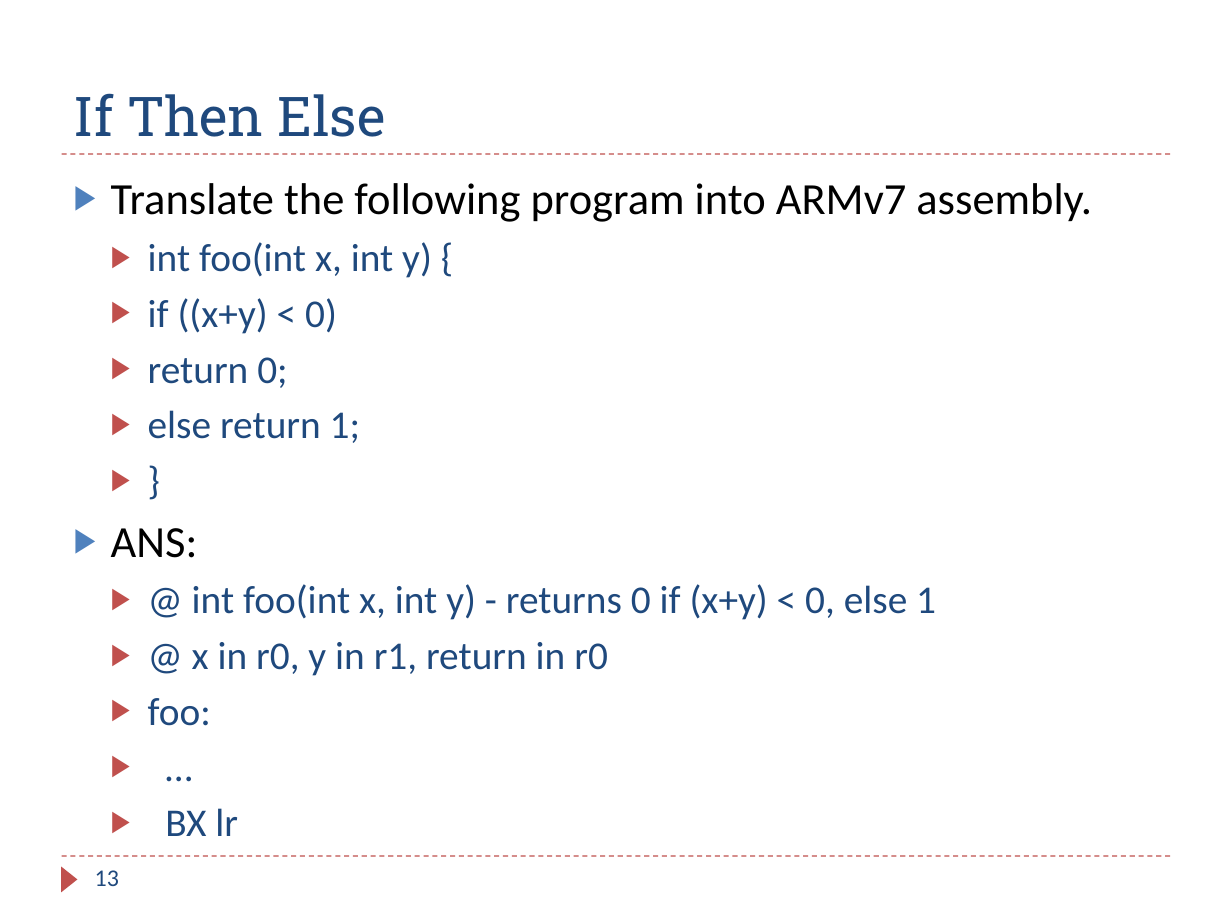
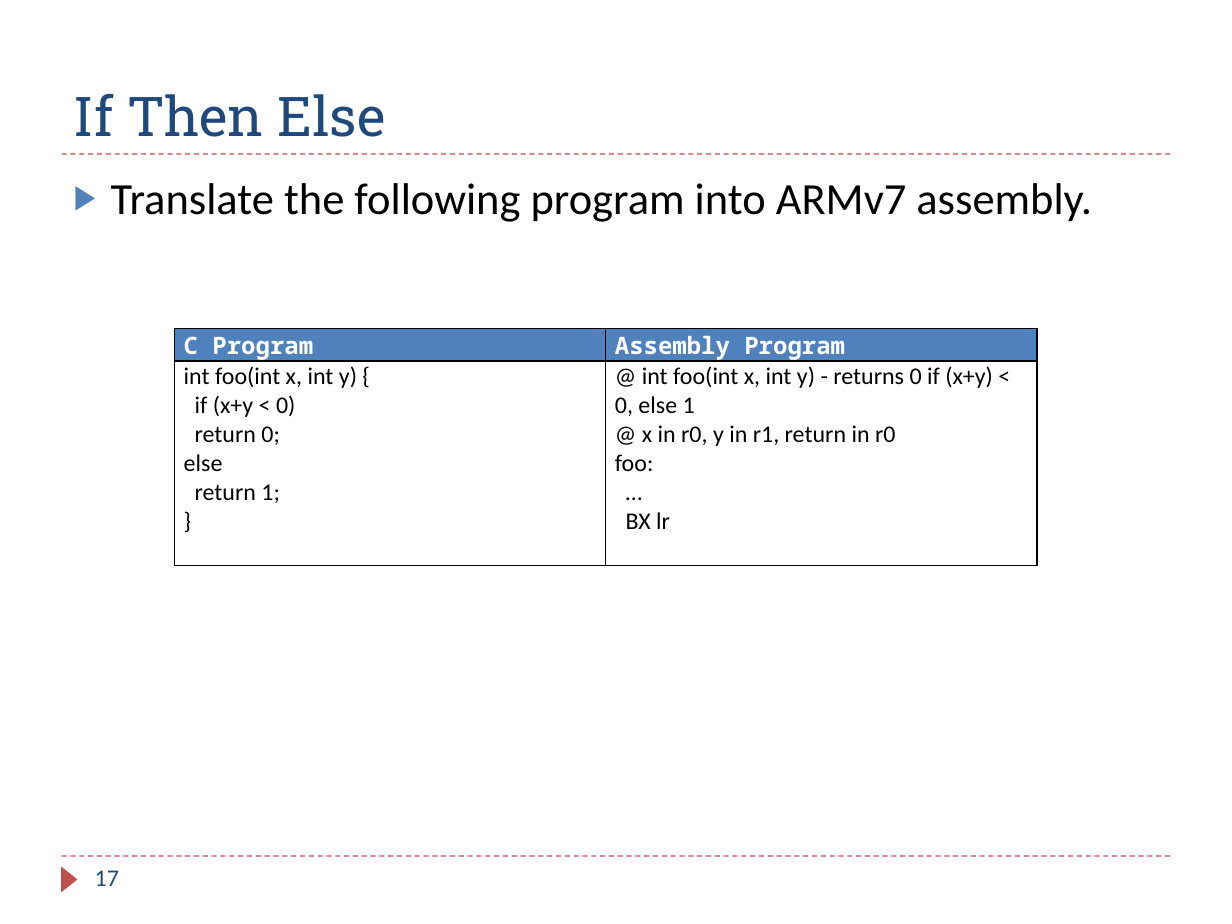
Before and after one commit to guhofstra/CSC111Fa25, a slide deck: slide 17 of PPTs/Ch8_ARM_Subroutines_Exercises ANS.pptx (slide 13 before the commit). Drawn at 1232x924 pixels with LibreOffice and Linux fonts; fonts in the diff are those of the drawing. Boxes give left, top, right and bottom in pixels: in the first picture for what was removed or moved away, otherwise in the second. Text is boxed around its words. In the diff, an @@ line names an element or a change of style, - is before the commit and + after.

```diff
--- a/PPTs/Ch8_ARM_Subroutines_Exercises ANS.pptx
+++ b/PPTs/Ch8_ARM_Subroutines_Exercises ANS.pptx
@@ text at [111,242,936,836]: paragraphs removed @@
-  ▶ int foo(int x, int y) {
-  ▶ if ((x+y) < 0)
-  ▶ return 0;
-  ▶ else return 1;
-  ▶ }
-▶ ANS:
-  ▶ @ int foo(int x, int y) - returns 0 if (x+y) < 0, else 1
-  ▶ @ x in r0, y in r1, return in r0
-  ▶ foo:
-  ▶ …
-  ▶ BX lr
@@ table added at [175,329,1037,559], 2 rows, 2 columns @@
+C Program | Assembly Program
+int foo(int x, int y) { / if (x+y < 0) / return 0; / else / return 1; / } | @ int foo(int x, int y) - returns 0 if (x+y) < 0, else 1 / @ x in r0, y in r1, return in r0 / foo: / … / BX lr
@@ page number at [95,870,119,886]: text changed @@
-13
+17
```
Also in this commit, not shown: 3 other slides changed, 8 slides added, 40 other files.
